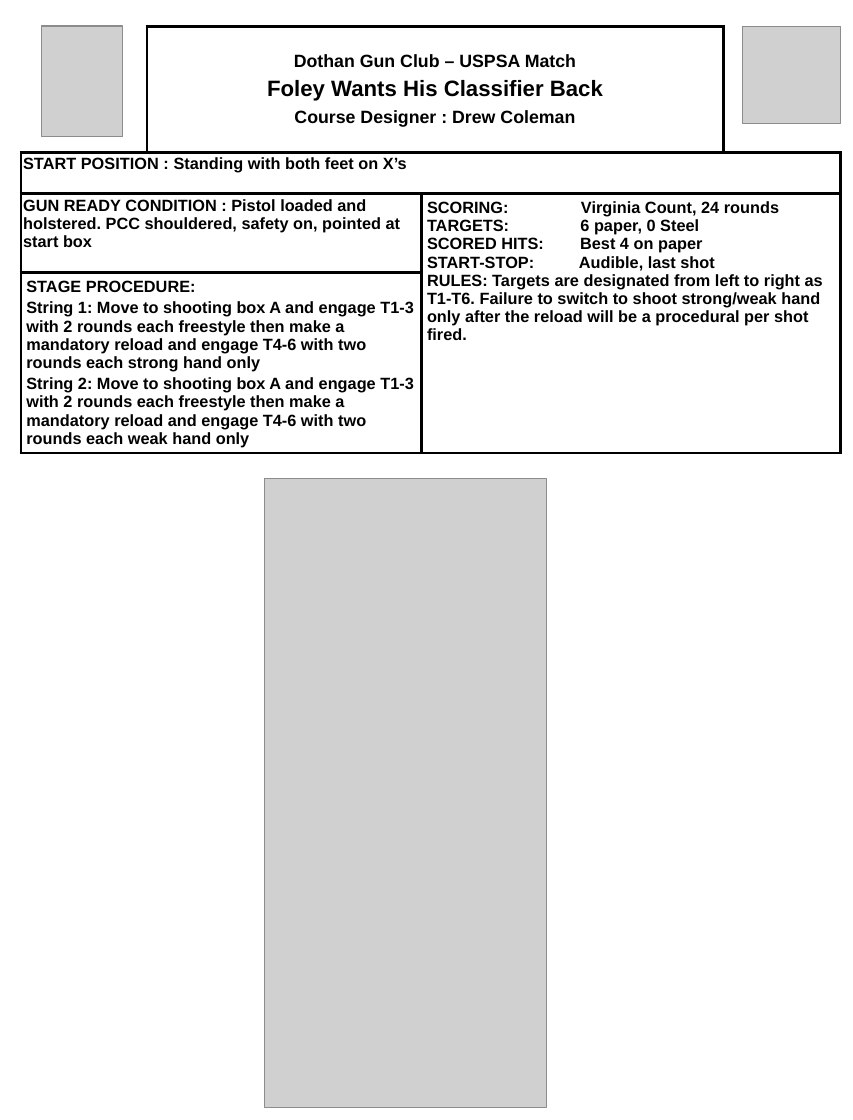
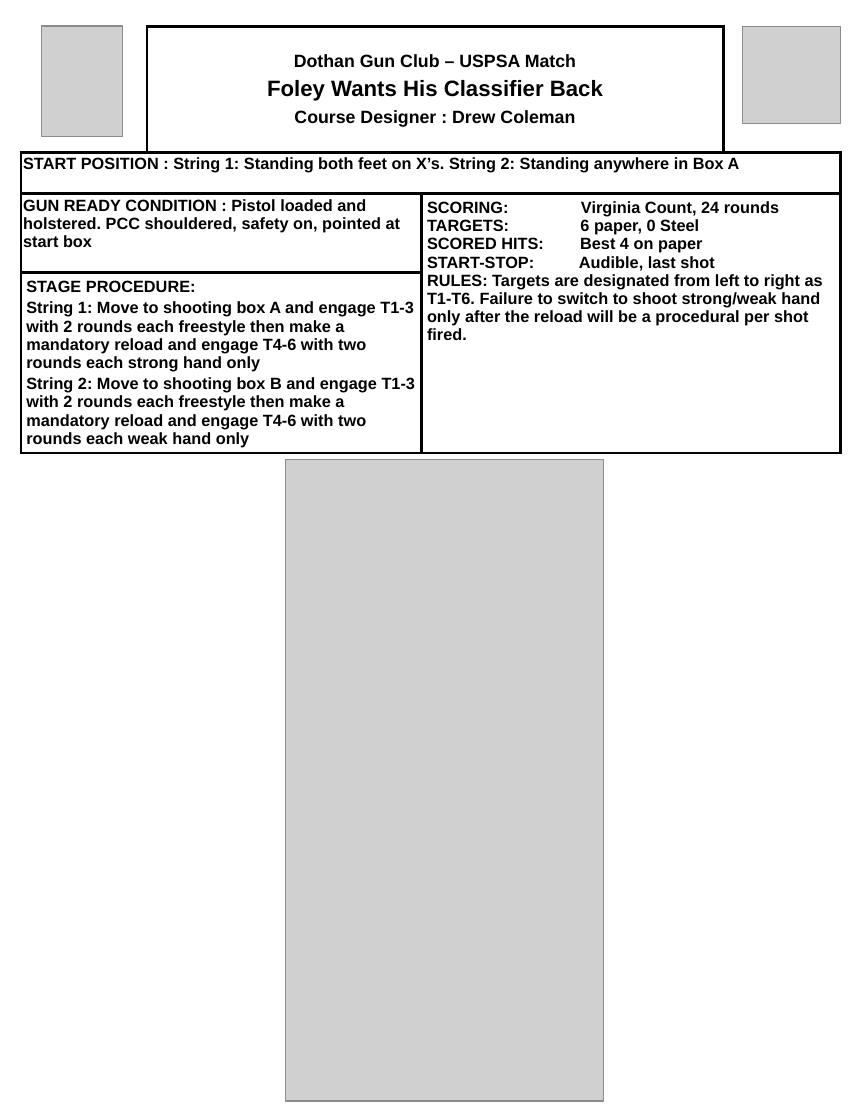
Before and after one commit to bagellord/USPSA-Stages, a slide deck: slide 1 of 21-25 rounds/Foley Wants His Classifier Back - 24 Rounds - VA Count/Foley Wants his Classifier Back.pptx. Drawn at 853x1120 pixels with LibreOffice and Linux fonts; fonts in the diff are those of the drawing; grey boxes stand for pictures. Boxes give left, top, right and bottom in pixels: in the first picture for what was removed or moved away, otherwise in the second. Text is boxed around its words. In the diff, an @@ line names an element or a change of style, - is before the commit and + after.

Commit message:
Updated the stage and did some cleanup.

```diff
--- a/21-25 rounds/Foley Wants His Classifier Back - 24 Rounds - VA Count/Foley Wants his Classifier Back.pptx
+++ b/21-25 rounds/Foley Wants His Classifier Back - 24 Rounds - VA Count/Foley Wants his Classifier Back.pptx
@@ table at (21, 26, 841, 478) @@
-row 2, column 1: START POSITION : Standing with both feet on X’s
+row 2, column 1: START POSITION : String 1: Standing both feet on X’s. String 2: Standing anywhere in Box A
-row 4, column 1: STAGE PROCEDURE: / String 1: Move to shooting box A and engage T1-3 with 2 rounds each freestyle then make a mandatory reload and engage T4-6 with two rounds each strong hand only / String 2: Move to shooting box A and engage T1-3 with 2 rounds each freestyle then make a mandatory reload and engage T4-6 with two rounds each weak hand only
+row 4, column 1: STAGE PROCEDURE: / String 1: Move to shooting box A and engage T1-3 with 2 rounds each freestyle then make a mandatory reload and engage T4-6 with two rounds each strong hand only / String 2: Move to shooting box B and engage T1-3 with 2 rounds each freestyle then make a mandatory reload and engage T4-6 with two rounds each weak hand only
@@ picture: place and size @@
-picture at (264, 478, 547, 1107)
+picture at (286, 460, 605, 1100)
```
Also in this commit, not shown: 6 other files.
